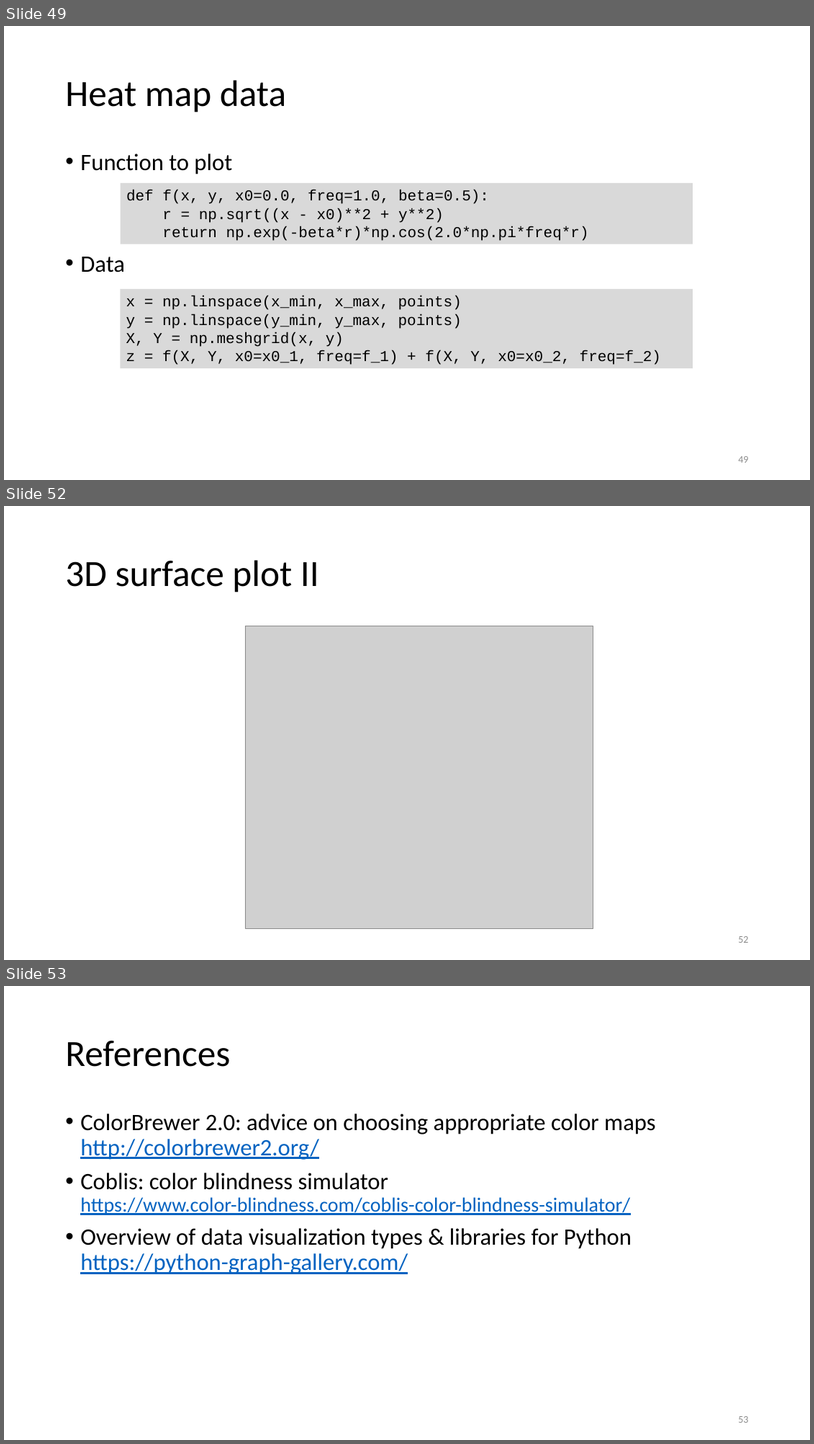
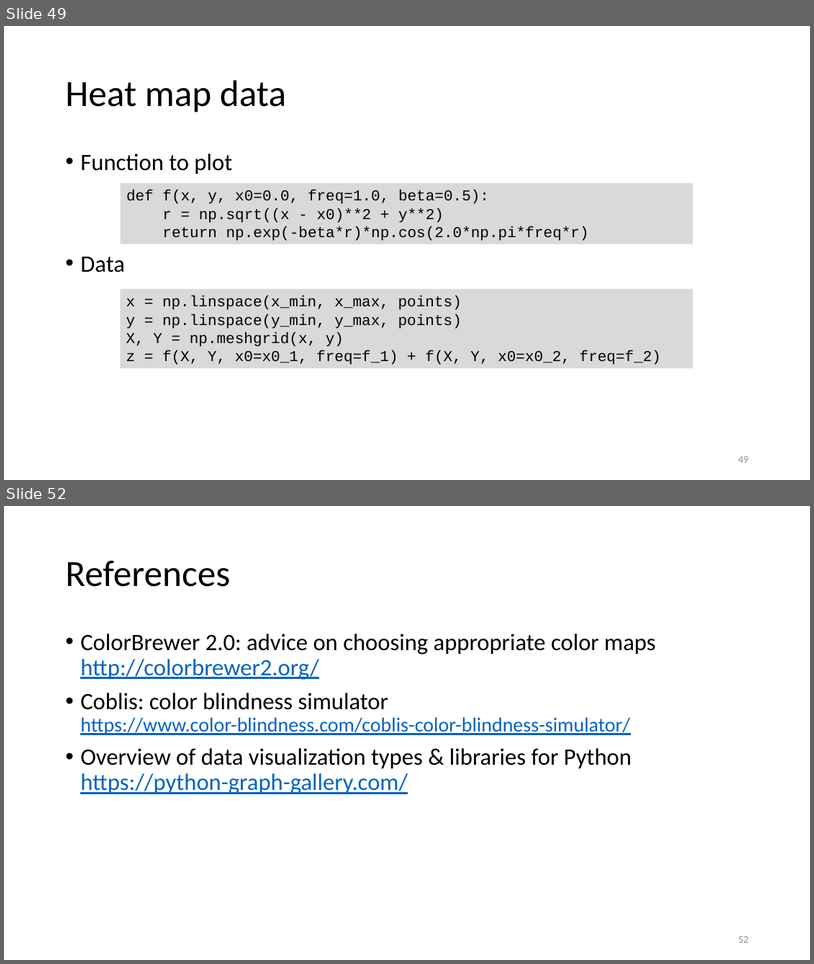
Before and after one commit to gjbex/Scientific-Python, a slide deck: scientific_python.pptx. Shown one above the other, each under a label of ours: slides 49, 52 and 53 before the commit, slides 49 and 52 after it; the slides between them are not shown. The pictures are 814x1444 and 814x964 pixels, drawn with LibreOffice and Linux fonts; fonts in the diff are those of the drawing; grey boxes stand for pictures. Boxes give left, top, right and bottom in pixels: in the first picture for what was removed or moved away, otherwise in the second. Text is boxed around its words. In the diff, an @@ line names an element or a change of style, - is before the commit and + after.

Commit message:
Bundle 3D surface plot slides into one

```diff
--- a/scientific_python.pptx
+++ b/scientific_python.pptx
@@ slide 52 removed at (4, 506, 810, 960), background #FFFFFF @@
@@ title removed at (65, 560, 319, 592) @@
-3D surface plot II
@@ picture removed at (245, 626, 593, 928) @@
@@ page number removed at (738, 936, 748, 942) @@
-52
@@ what was slide 53 is now slide 52 @@
```
Also in this commit, not shown: 3 slides changed.
